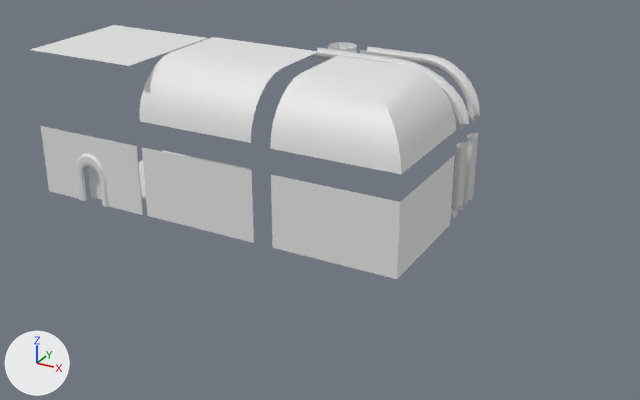
An edit to the FBX model 3d models/dungeon room.fbx, drawn before and after from the same camera.
The view is the same before and after, from a 50 mm camera at (21.0, -43.6, 23.5) aimed at (-3.1, 0.1, 1.7). The lights are fixed; the arrows at lower left show +X, +Y and +Z. Materials are left out; every surface is plain grey. Where no turn or scale is listed for an object, it has been applied to the vertices.

The first picture shows 'angel ceiling', 'angle wall', 'arch angle', 'arch angle normal', 'arch column', 'arch connector', 'arch usual part', 'door', 'door wall', 'floor', 'regular seiling', 'regular wall', 'side selling'.
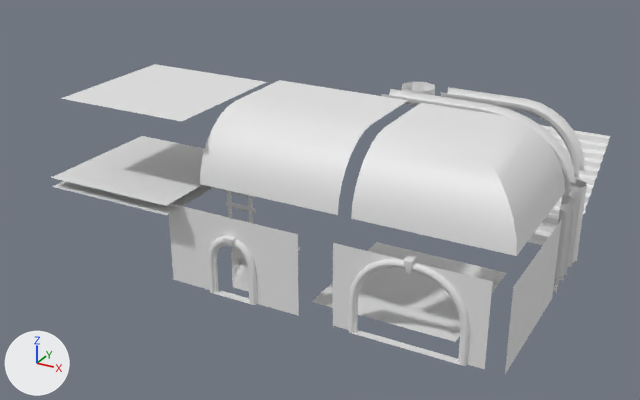
Where the newer file only moved an object's origin or applied its transform, the numbers keep the older frame.

What differs and where, as boxes [x1, y1, x2, y2] in the pictures (640 x 400 px):
'angel ceiling', moved: before [270, 56, 456, 174]; after [351, 103, 565, 256]
'side selling', reshaped, moved (16% wider, 27% taller): before [140, 37, 319, 143]; after [200, 80, 408, 215]
'angle wall', deleted: before [271, 155, 455, 279]
'regular wall', reshaped (49% narrower, 61% taller): before [142, 147, 254, 243]; after [505, 219, 562, 374]
'regular seiling', moved: before [30, 25, 207, 66]; after [61, 64, 266, 122]
'small dor wall', added: after [168, 203, 299, 316]
'second floor', added: after [51, 136, 214, 215]
'big door wall', added: after [333, 243, 493, 369]
'floor', moved: before [138, 150, 251, 200]; after [311, 242, 507, 342]
'door wall', deleted: before [41, 126, 143, 215]
'arch angle normal', moved: before [360, 47, 480, 120]; after [441, 87, 585, 178]
'arch angle', moved: before [310, 47, 469, 130]; after [381, 89, 575, 190]
'big stairs', added: after [528, 125, 611, 245]
'arch column', mesh moved: before [451, 142, 468, 218]; after [553, 204, 573, 292]
'arch usual part', moved, turned: before [464, 133, 478, 205]; after [564, 191, 581, 275]
'door', moved: before [88, 166, 102, 200]; after [231, 247, 249, 292]
'big column', added: after [561, 179, 587, 263]
'arch connector', moved: before [328, 42, 357, 53]; after [402, 82, 435, 95]
'vertical stair', added: after [225, 190, 255, 223]
'Wall-torch', added: after [285, 258, 292, 274]

Diff of the bpy script that builds the scene:
```diff
--- a/3d models/dungeon room.fbx.py
+++ b/3d models/dungeon room.fbx.py
@@ me_cube_011 @@
-me_cube_011.from_pydata(...)  # 18 vertices, 8 faces; spans x -4.18..3.83, y -2.1..5.9, z -2.29..1.21
+me_cube_011.from_pydata(...)  # 18 vertices, 8 faces; spans x -4.0..4.0, y -2.03..5.97, z -2.33..1.17
+# me_cube_011 part 1: the whole mesh is rebuilt
@@ me_cube_001 @@
 me_cube_001.from_pydata(...)  # 156 vertices, 110 faces; spans x -0.35..0.31, y -0.72..0.72, z -0.58..4.06
+# me_cube_001 part 3: the whole mesh is moved by (8.09, -6.31, 0.0)
@@ me_cube_006 @@
 me_cube_006.from_pydata(...)  # 4 vertices, 1 face; spans x -4.17..3.83, y 0.0, z -2.32..2.32
-me_cube_006.vertices[0].co = (3.83, 0.0, -2.32)  # pixel (253, 242)
-me_cube_006.vertices[1].co = (-4.17, 0.0, -2.32)  # pixel (147, 215)
-me_cube_006.vertices[2].co = (3.83, 0.0, 2.32)  # pixel (251, 170)
-me_cube_006.vertices[3].co = (-4.17, 0.0, 2.32)  # pixel (141, 147)
+# me_cube_006 part 2
+me_cube_006.vertices[0].co = (21.07, 2.41, -2.53)  # pixel (552, 298)
+me_cube_006.vertices[1].co = (21.07, -5.59, -2.53)  # pixel (504, 375)
+me_cube_006.vertices[2].co = (21.07, 2.41, 2.11)  # pixel (561, 219)
+me_cube_006.vertices[3].co = (21.07, -5.59, 2.11)  # pixel (513, 286)
@@ ob_angel_ceiling @@
 ob_angel_ceiling = bpy.data.objects.new('angel ceiling', me_cube_010)
-ob_angel_ceiling.location = (0.25, -0.25, 8.39)
+ob_angel_ceiling.location = (8.19, -5.84, 8.12)
@@ ob_regular_seiling @@
 ob_regular_seiling = bpy.data.objects.new('regular seiling', me_cube_012)
-ob_regular_seiling.location = (-17.26, -0.37, 9.81)
+ob_regular_seiling.location = (-9.21, -6.24, 9.44)
@@ ob_door_wall @@
-ob_door_wall = bpy.data.objects.new('door wall', me_cube)
@@ ob_floor @@
 ob_floor = bpy.data.objects.new('floor', me_cube_005)
-ob_floor.location = (-15.71, 1.94, 0.0)
+ob_floor.location = (5.05, -4.37, 0.0)
@@ ob_arch_angle @@
 ob_arch_angle = bpy.data.objects.new('arch angle', me_cube_009)
-ob_arch_angle.location = (0.93, 5.82, 7.98)
+ob_arch_angle.location = (9.02, -0.49, 7.98)
@@ ob_arch_usual_part @@
 ob_arch_usual_part = bpy.data.objects.new('arch usual part', me_cube_003)
-ob_arch_usual_part.location = (3.66, 7.79, 1.39)
-ob_arch_usual_part.rotation_euler = (0.0, 0.0, 0.785)  # degrees (0, 0, 45)
+ob_arch_usual_part.location = (11.76, 1.48, 2.33)
@@ ob_side_selling @@
 ob_side_selling = bpy.data.objects.new('side selling', me_cube_011)
-ob_side_selling.location = (-9.12, -1.9, 8.6)
+ob_side_selling.location = (-0.78, -7.57, 8.27)
@@ ob_door @@
 ob_door = bpy.data.objects.new('door', me_cube_004)
-ob_door.location = (-18.48, -3.39, 1.22)
+ob_door.location = (-2.27, -9.0, 1.47)
@@ ob_arch_angle_normal @@
 ob_arch_angle_normal = bpy.data.objects.new('arch angle normal', me_cube_002)
-ob_arch_angle_normal.location = (1.72, 7.78, 7.96)
+ob_arch_angle_normal.location = (9.81, 1.47, 7.96)
@@ ob_arch_connector @@
 ob_arch_connector = bpy.data.objects.new('arch connector', me_cylinder)
-ob_arch_connector.location = (-5.58, 7.72, 8.69)
+ob_arch_connector.location = (2.52, 1.41, 8.75)
@@ ob_angle_wall @@
-ob_angle_wall = bpy.data.objects.new('angle wall', me_cube_007)
@@ ob_big_door_wall @@
+ob_big_door_wall = bpy.data.objects.new('big door wall', me_cube_013)  # 787 vertices, 705 faces; spans x -4.03..3.97, y -0.27..0.27, z -3.29..1.53
+ob_big_door_wall.location = (7.02, -9.6, 3.08)
@@ ob_vertical_stair @@
+ob_vertical_stair = bpy.data.objects.new('vertical stair', me_board_5)  # 2992 vertices, 2970 faces; spans x -1.09..1.07, y -0.05..0.06, z -2.86..2.82
+ob_vertical_stair.location = (-7.72, -1.74, 2.86)
@@ ob_wall_torch @@
+ob_wall_torch = bpy.data.objects.new('Wall-torch', me_cube_018)  # 372 vertices, 372 faces; spans x -0.193..0.193, y -0.204..0.461, z -0.413..0.411
+ob_wall_torch.location = (0.44, -9.42, 2.54)
@@ ob_big_column @@
+ob_big_column = bpy.data.objects.new('big column', me_cylinder_001)  # 64 vertices, 32 faces; spans x -0.63..0.63, y -0.63..0.63, z -2.32..2.32
+ob_big_column.location = (11.45, 3.01, 2.33)
@@ ob_second_floor @@
+ob_second_floor = bpy.data.objects.new('second floor', me_cube_008)  # 20 vertices, 9 faces; spans x -4.0..4.0, y -6.36..1.64, z -0.27..0.27
+ob_second_floor.location = (-10.15, -4.42, 4.61)
@@ ob_small_dor_wall @@
+ob_small_dor_wall = bpy.data.objects.new('small dor wall', me_cube_016)  # 469 vertices, 404 faces; spans x -4.0..4.0, y -0.36..0.36, z -2.56..2.09
+ob_small_dor_wall.location = (-2.98, -9.6, 2.34)
@@ ob_big_stairs @@
+ob_big_stairs = bpy.data.objects.new('big stairs', me_cube_004_1)  # 218 vertices, 108 faces; spans x -4.0..4.0, y -4.11..3.89, z -2.38..2.26
+ob_big_stairs.location = (7.45, 8.21, 2.32)
```
